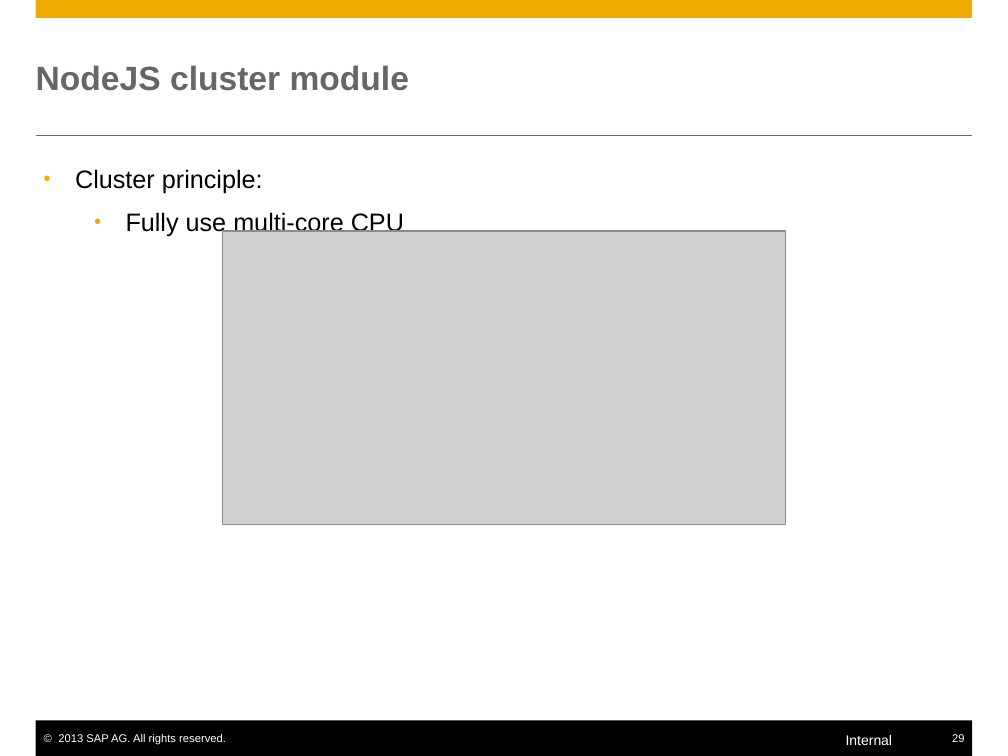
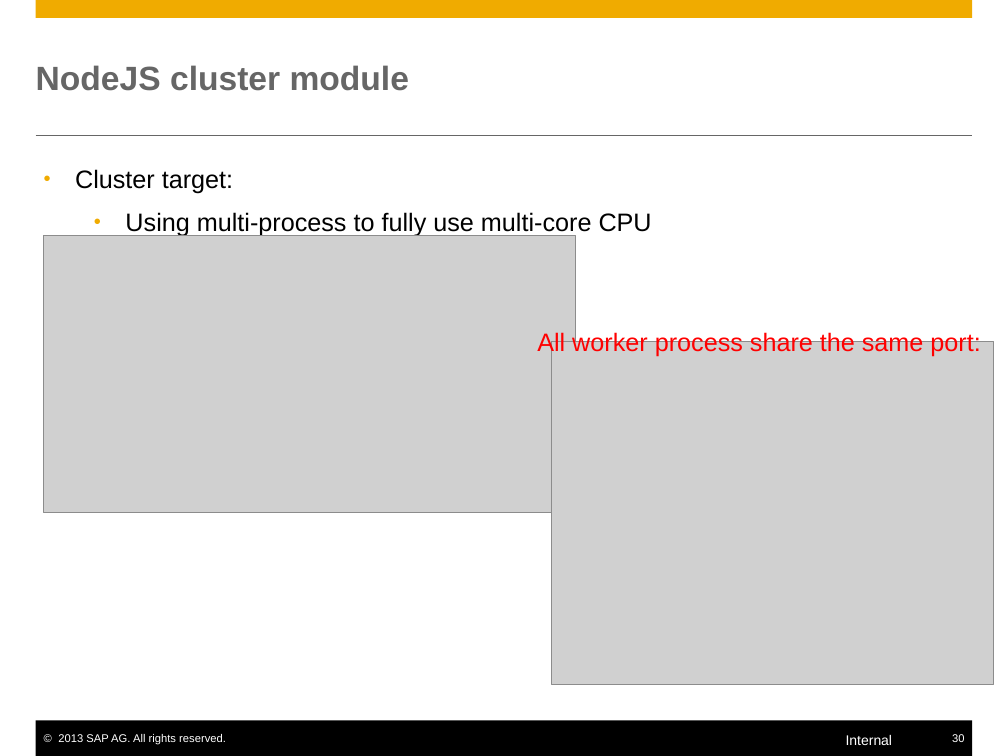
Before and after one commit to yjhcjykwbk-jlsec/mynodejs, a slide deck: slide 30 of nodejs.pptx (slide 29 before the commit). Drawn at 1008x756 pixels with LibreOffice and Linux fonts; fonts in the diff are those of the drawing; grey boxes stand for pictures. Boxes give left, top, right and bottom in pixels: in the first picture for what was removed or moved away, otherwise in the second. Text is boxed around its words. In the diff, an @@ line names an element or a change of style, - is before the commit and + after.

```diff
--- a/nodejs.pptx
+++ b/nodejs.pptx
@@ text at (x1=75, y1=169, x2=652, y2=237): text changed @@
-• Cluster principle:
-  • Fully use multi-core CPU
+• Cluster target:
+  • Using multi-process to fully use multi-core CPU
@@ picture resized from (x1=223, y1=231, x2=785, y2=525) to (x1=43, y1=235, x2=576, y2=513) @@
@@ text added at (x1=537, y1=330, x2=980, y2=356), 18 pt, text #FF0000 @@
+All worker process share the same port:
@@ picture added at (x1=551, y1=342, x2=994, y2=684) @@
@@ page number at (x1=952, y1=734, x2=964, y2=742): text changed @@
-29
+30
```
Also in this commit, not shown: 17 other slides changed, 8 slides added, 2 slides removed, 6 other files.
